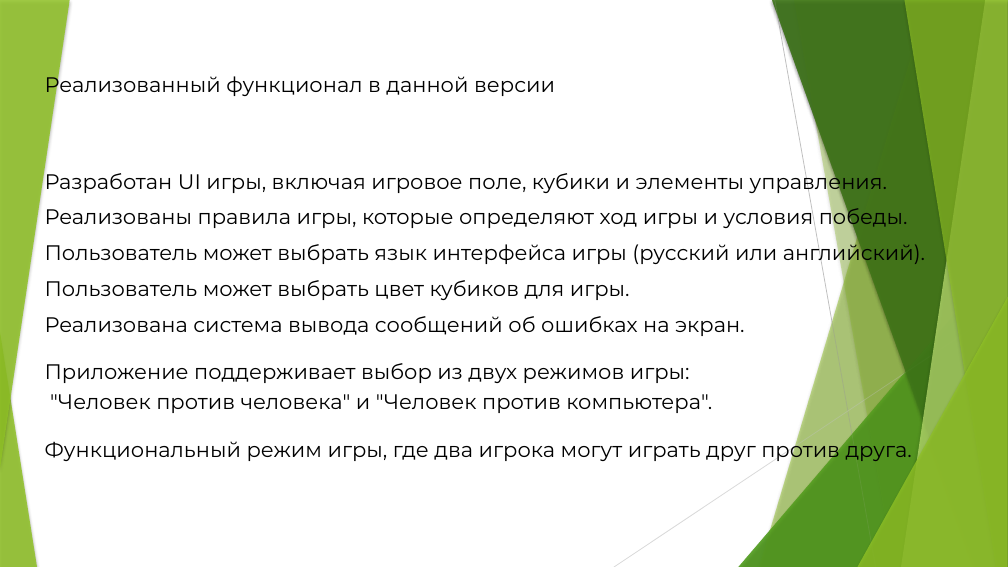
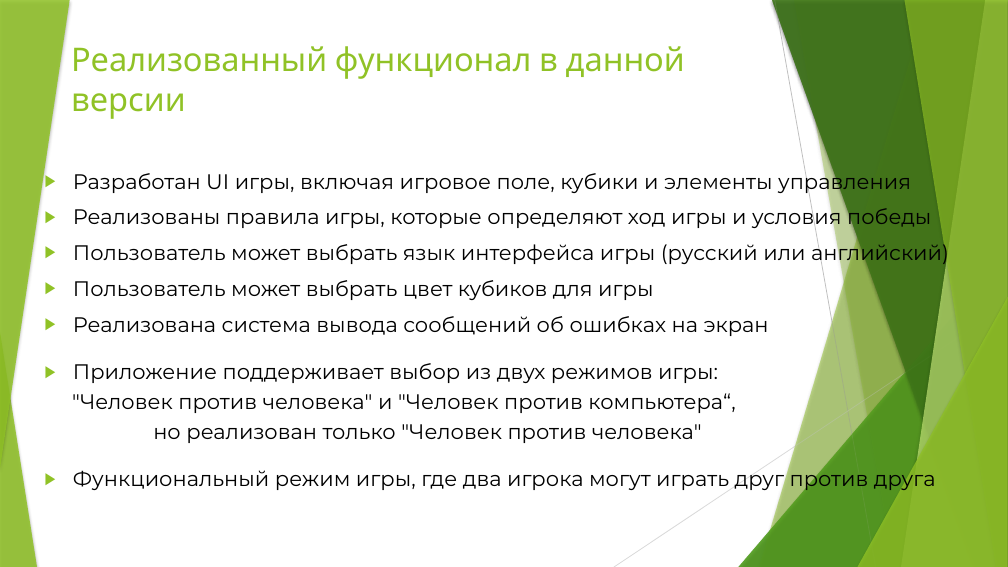
Before and after one commit to Dramon777/project, a slide deck: slide 5 of Приложение-игра «Длинные нарды» финальная версия.pptx. Drawn at 1008x567 pixels with LibreOffice and Linux fonts; fonts in the diff are those of the drawing. Boxes give left, top, right and bottom in pixels: in the first picture for what was removed or moved away, otherwise in the second. Text is boxed around its words. In the diff, an @@ line names an element or a change of style, - is before the commit and + after.

```diff
--- a/Приложение-игра «Длинные нарды» финальная версия.pptx
+++ b/Приложение-игра «Длинные нарды» финальная версия.pptx
@@ title "Реализованный функционал в данной версии" moved from (x1=45, y1=71, x2=555, y2=98) to (x1=71, y1=46, x2=685, y2=119) @@
@@ title "Реализованный функционал в данной версии" at (x1=71, y1=46, x2=685, y2=119): size 20 to 31 pt, font Montserrat to Karla, text colour #000000 to #90C226 @@
@@ text at (x1=73, y1=168, x2=949, y2=336): text changed @@
-Разработан UI игры, включая игровое поле, кубики и элементы управления.
-Реализованы правила игры, которые определяют ход игры и условия победы.
-Пользователь может выбрать язык интерфейса игры (русский или английский).
-Пользователь может выбрать цвет кубиков для игры.
-Реализована система вывода сообщений об ошибках на экран.
+▶ Разработан UI игры, включая игровое поле, кубики и элементы управления
+▶ Реализованы правила игры, которые определяют ход игры и условия победы
+▶ Пользователь может выбрать язык интерфейса игры (русский или английский)
+▶ Пользователь может выбрать цвет кубиков для игры
+▶ Реализована система вывода сообщений об ошибках на экран
@@ text at (x1=73, y1=363, x2=718, y2=383): bullet none to ▶ @@
@@ text at (x1=72, y1=393, x2=936, y2=493): text changed @@
-"Человек против человека" и "Человек против компьютера".
-Функциональный режим игры, где два игрока могут играть друг против друга.
+"Человек против человека" и "Человек против компьютера“,
+но реализован только "Человек против человека"
+▶ Функциональный режим игры, где два игрока могут играть друг против друга
```
Also in this commit, not shown: 4 other slides changed, 5 slides added, 1 slide removed, 1 other file.
